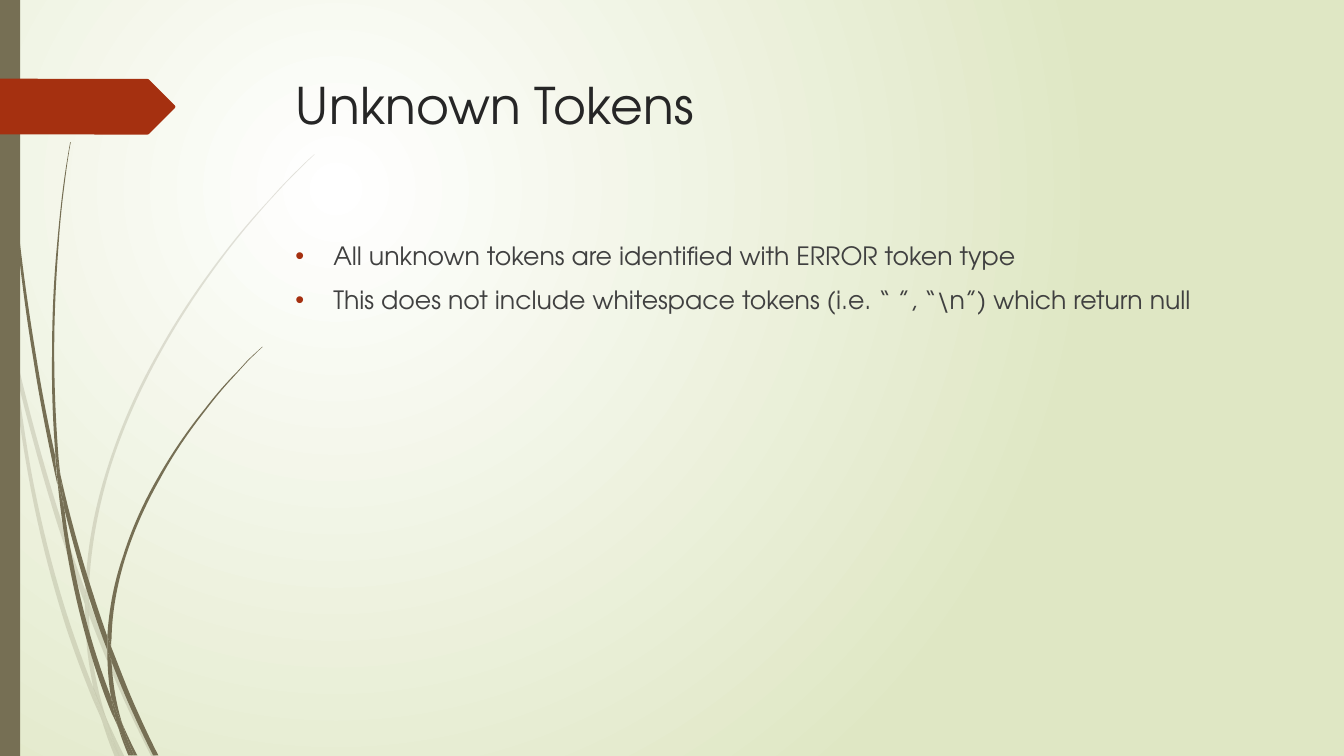
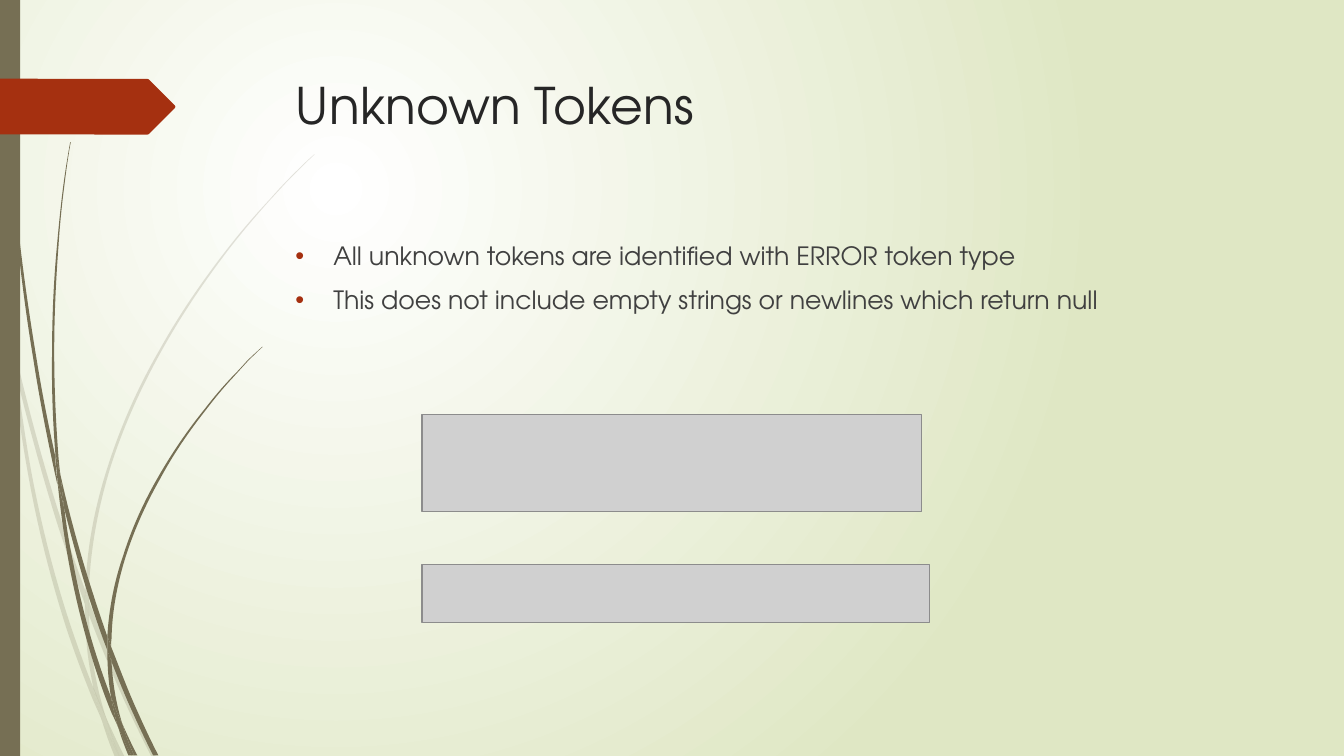
Before and after one commit to MarkLimML/ScannerPS, a slide deck: slide 10 of Scanner.pptx (slide 7 before the commit). Drawn at 1344x756 pixels with LibreOffice and Linux fonts; fonts in the diff are those of the drawing; grey boxes stand for pictures. Boxes give left, top, right and bottom in pixels: in the first picture for what was removed or moved away, otherwise in the second. Text is boxed around its words. In the diff, an @@ line names an element or a change of style, - is before the commit and + after.

```diff
--- a/Scanner.pptx
+++ b/Scanner.pptx
@@ text at (333, 290, 1098, 315): text changed @@
-• This does not include whitespace tokens (i.e. “ ”, “\n”) which return null
+• This does not include empty strings or newlines which return null
@@ picture added at (422, 415, 923, 512) @@
@@ picture added at (422, 565, 931, 622) @@
```
Also in this commit, not shown: 4 other slides changed, 4 slides added, 1 slide removed, 2 other files.
